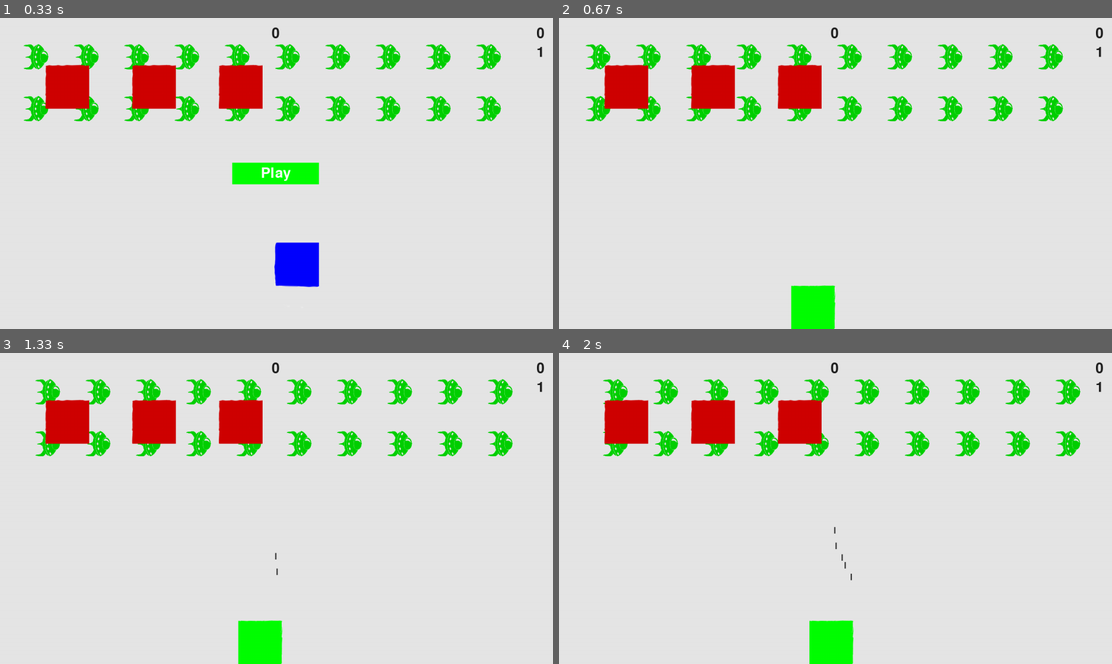
Above: before the commit, frames 1-4 (two rows, left to right).
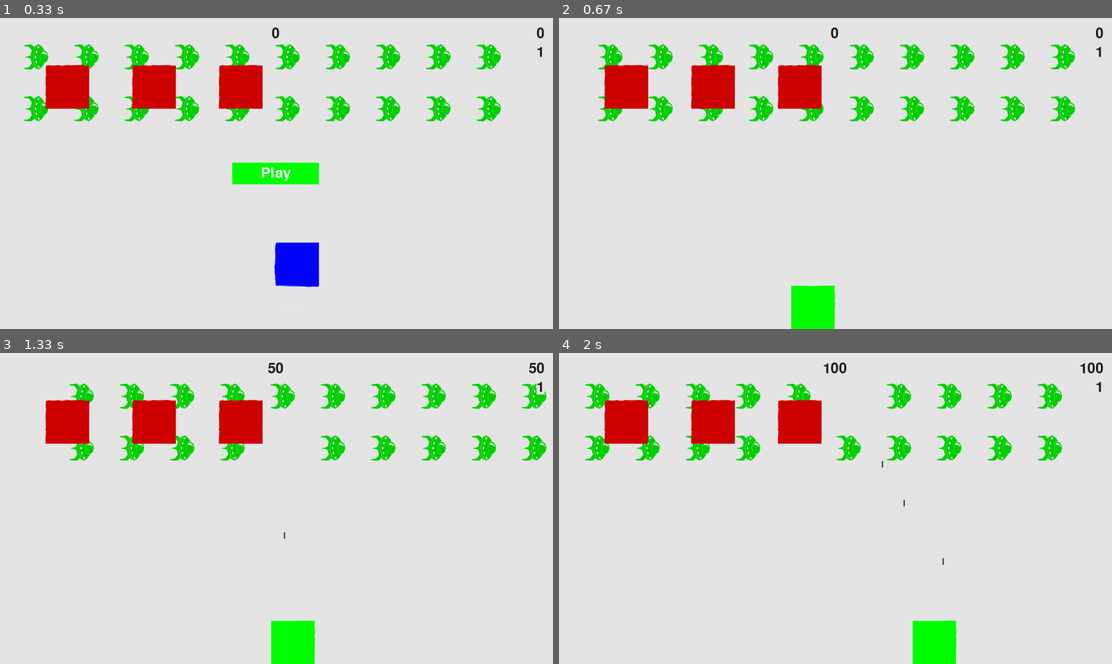
Above: after the commit, the same moments.

Repository: Nuaboc/simple_programs
Game: pygame game, started from pygame practice/chapter_14/alien_invasion.py
The game is run twice, just before and just after one commit, with the same random seed, the same clock (stepped at 60 frames per second) and the same inputs.
Inputs:
- Up to frame 1 (0.33 s): no input
- Up to frame 2 (0.67 s): click "Play" at 0.38 s
- Up to frame 3 (1.33 s): tap Space at 0.67, 1.07 s; hold Right from 1 s (still down)
- Up to frame 4 (2 s): tap Space at 1.37, 1.57, 1.87 s; release Right at 1.47 s; hold Right 1.5-1.97 s

Frame 1 is identical in both runs. In frame 2, 6.8% of the frame differs, in the area x 4-94%, y 8-34%; in frame 3, 9.6%; in frame 4, 10%, in the area x 4-97%, y 2-100%.

Commit message:
improving...

Diff:
--- a/pygame practice/chapter_14/settings.py
+++ b/pygame practice/chapter_14/settings.py
@@ -21,10 +21,10 @@
         self.bullets_allowed = 5
 
         # Alien settings.
-        self.fleet_drop_speed = 5
+        self.fleet_drop_speed = 10
 
         # How quickly the game speeds up.
-        self.speedup_scale = 1.1
+        self.speedup_scale = 1.5
         # How quickly the alien point values increase.
         self.score_scale = 1.5
 
@@ -32,9 +32,9 @@
 
     def initialize_dynamic_settings(self):
         """Initialize settings that change throughout the game."""
-        self.ship_speed_factor = 1.5
-        self.bullet_speed_factor = 3
-        self.alien_speed_factor = 1
+        self.ship_speed_factor = 10
+        self.bullet_speed_factor = 15
+        self.alien_speed_factor = 5
 
         # Scoring.
         self.alien_points = 50
